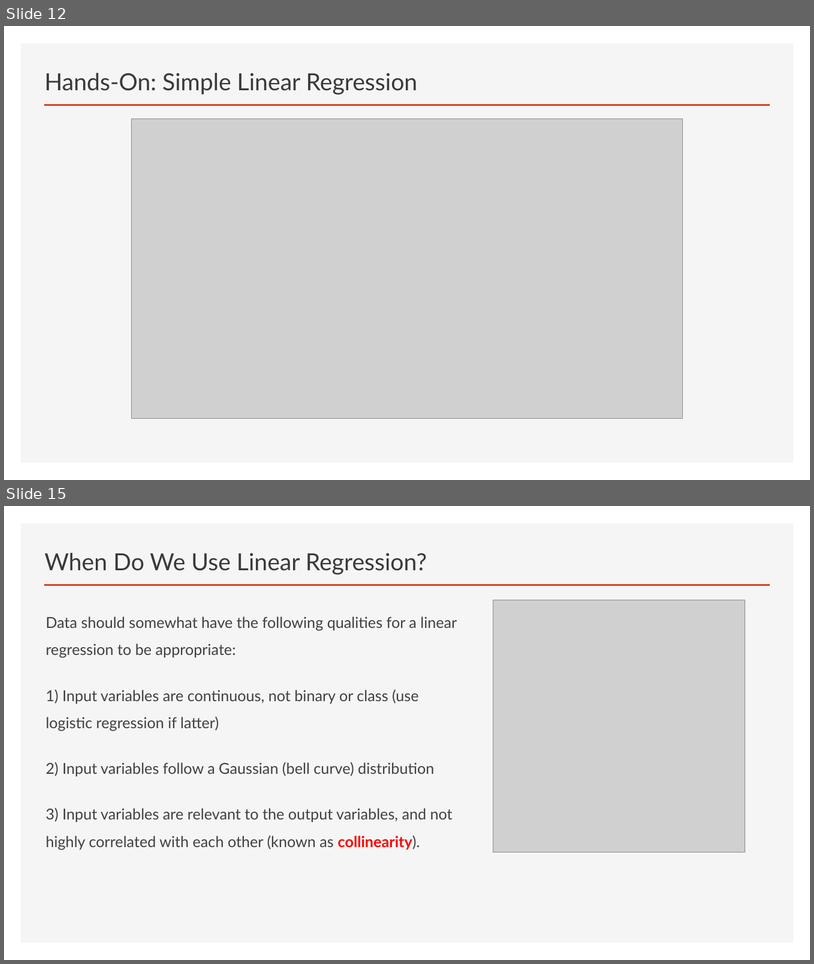
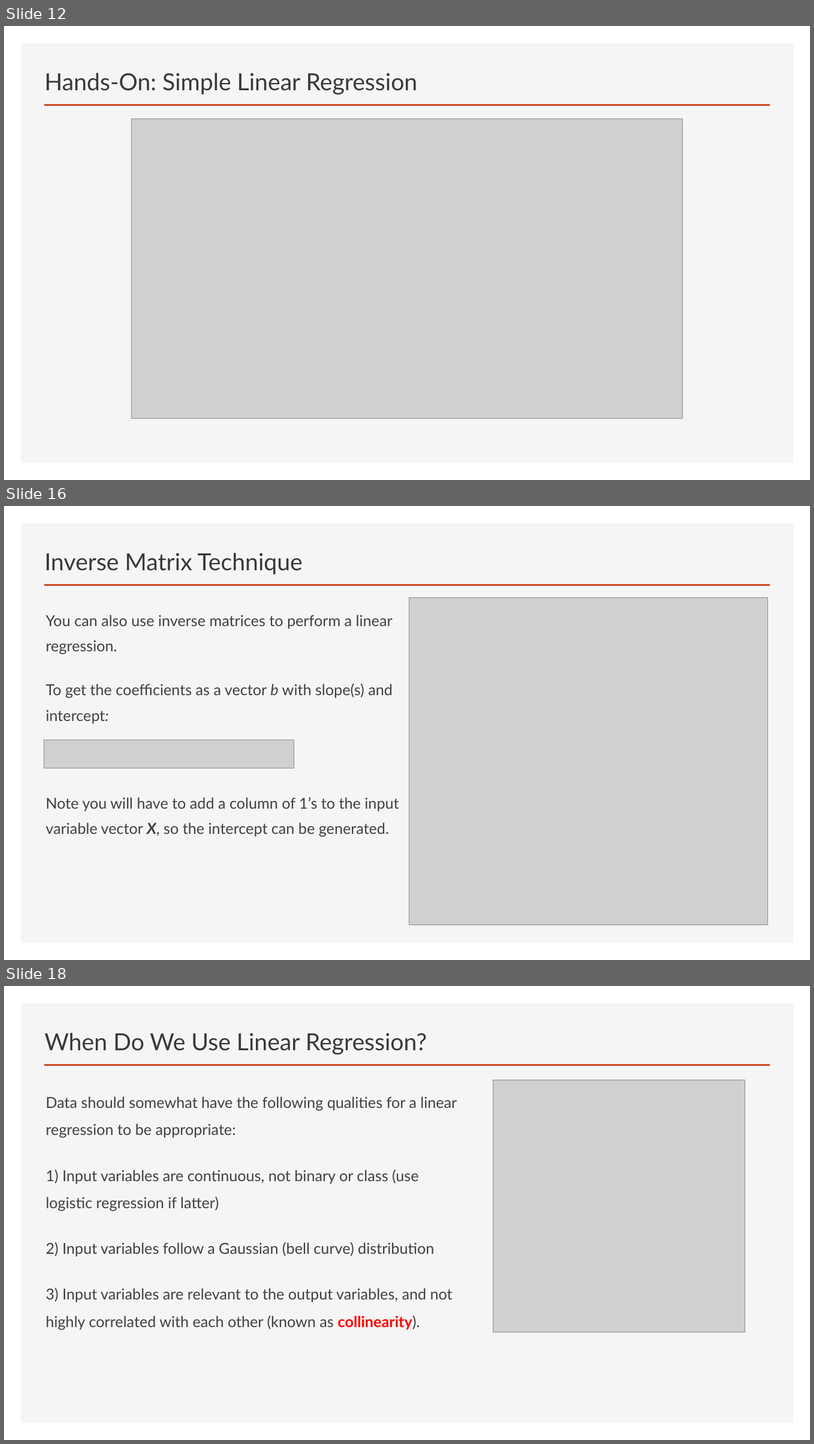
Before and after one commit to thomasnield/oreilly_math_fundamentals_data_science, a slide deck: linear_regression/math_fundamentals_linear_regression.pptx. Shown one above the other, each under a label of ours: slides 12 and 15 before the commit, slides 12, 16 and 18 after it; the slides between them are not shown. The pictures are 814x964 and 814x1444 pixels, drawn with LibreOffice and Linux fonts; fonts in the diff are those of the drawing; grey boxes stand for pictures. Boxes give left, top, right and bottom in pixels: in the first picture for what was removed or moved away, otherwise in the second. Text is boxed around its words. In the diff, an @@ line names an element or a change of style, - is before the commit and + after.

```diff
--- a/linear_regression/math_fundamentals_linear_regression.pptx
+++ b/linear_regression/math_fundamentals_linear_regression.pptx
@@ slide 16 added at (4, 506, 810, 960), background #FFFFFF; not listed: 2 template elements that a slide beside it also shows @@
@@ title added at (45, 553, 303, 574), 28 pt, text #3B3838 @@
+Inverse Matrix Technique
@@ picture added at (410, 598, 768, 925) @@
@@ text added at (46, 615, 399, 837), 18 pt, text #404040 @@
+You can also use inverse matrices to perform a linear regression.
+To get the coefficients as a vector b with slope(s) and intercept:
+Note you will have to add a column of 1’s to the input variable vector X, so the intercept can be generated.
@@ picture added at (44, 739, 294, 768) @@
@@ what was slide 15 is now slide 18 @@
```
Also in this commit, not shown: 8 slides changed, 7 other slides added, 2 slides removed, 1 other file.
